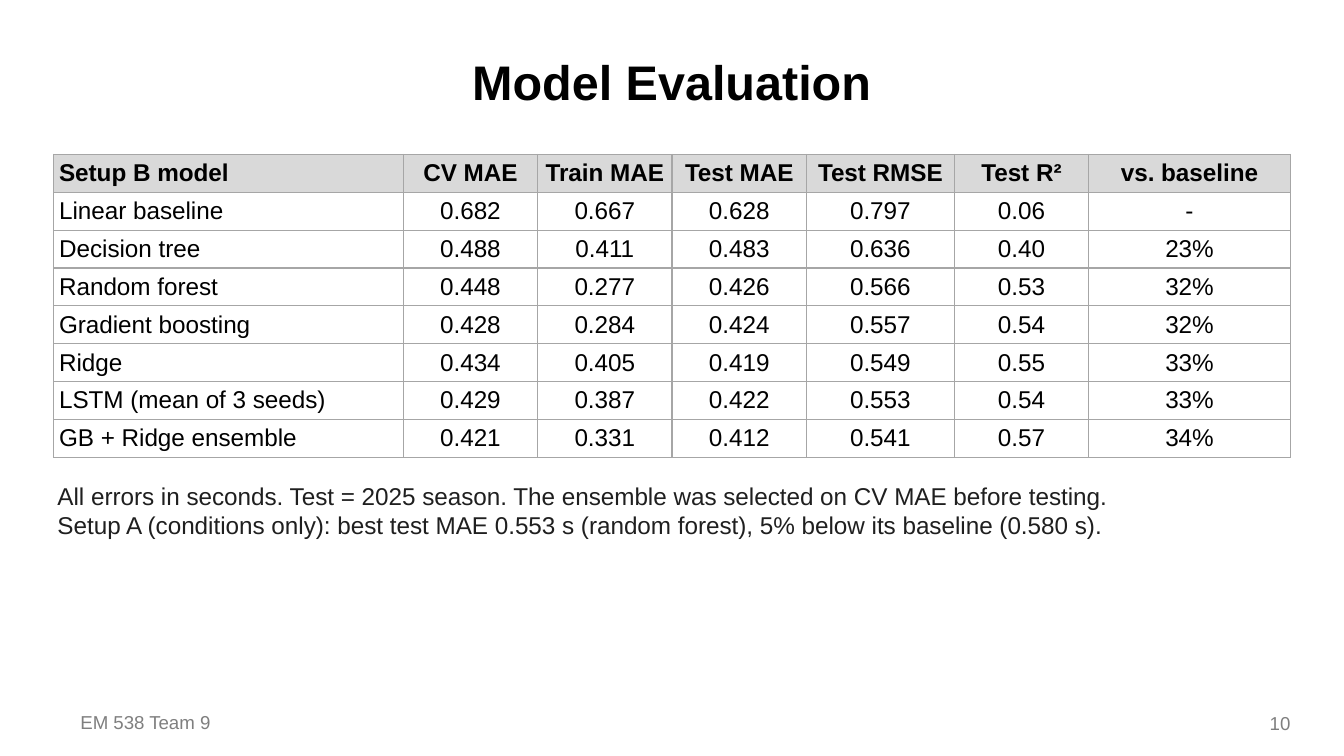
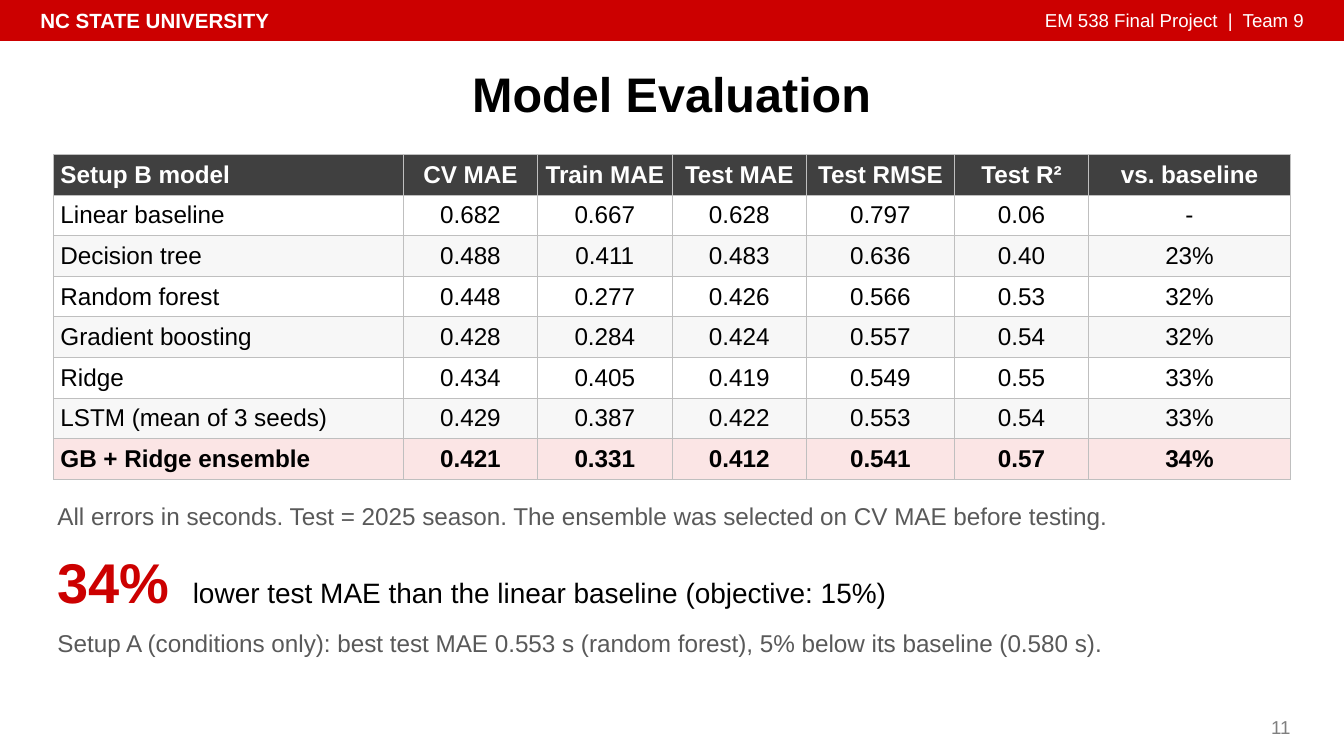
Before and after one commit to isaiahnick/f1-tire-degradation, a slide deck: slide 11 of reports/presentation/PitWall_Final_Presentation.pptx (slide 10 before the commit). Drawn at 1344x756 pixels with LibreOffice and Linux fonts; fonts in the diff are those of the drawing. Boxes give left, top, right and bottom in pixels: in the first picture for what was removed or moved away, otherwise in the second. Text is boxed around its words. In the diff, an @@ line names an element or a change of style, - is before the commit and + after.

```diff
--- a/reports/presentation/PitWall_Final_Presentation.pptx
+++ b/reports/presentation/PitWall_Final_Presentation.pptx
@@ rectangle added at (0, 0, 1344, 40), fill #CC0000, outline #CC0000 1 pt @@
@@ text added at (40, 13, 269, 29), 11 pt, text #FFFFFF, bold @@
+NC STATE UNIVERSITY
@@ text at (1045, 13, 1303, 31): text changed; text colour #7F7F7F to #FFFFFF @@
-EM 538 Team 9
+EM 538 Final Project | Team 9
@@ title "Model Evaluation": place and size @@
-title "Model Evaluation" at (472, 65, 871, 101)
+title "Model Evaluation" at (472, 77, 871, 113)
@@ table at (54, 155, 1290, 476) @@
@@ fill #D9D9D9 to #404040 in row 1 @@
@@ fill #FFFFFF to #F7F7F7 in 21 cells @@
@@ fill #FFFFFF to #FBE5E5 in row 8 @@
@@ text colour #000000 to #FFFFFF in "Setup B model", "CV MAE", "Train MAE", "Test MAE" and 3 more places @@
@@ bold on in "GB + Ridge ensemble", "0.421", "0.331", "0.412" and 3 more places @@
@@ borders changed @@
@@ text "All errors in seconds. Test ...": place and size @@
-text "All errors in seconds. Test ..." at (57, 487, 1107, 539)
+text "All errors in seconds. Test ..." at (57, 507, 1107, 530)
@@ text "All errors in seconds. Test ..." at (57, 507, 1107, 530): text colour #1F1F1F to #595959 @@
@@ text at (57, 516, 1102, 539): paragraph removed @@
-Setup A (conditions only): best test MAE 0.553 s (random forest), 5% below its baseline (0.580 s).
@@ text added at (57, 564, 886, 608), 15 pt, text #000000 @@
+34% lower test MAE than the linear baseline (objective: 15%)
@@ text added at (57, 634, 1102, 657), 13 pt, text #595959 @@
+Setup A (conditions only): best test MAE 0.553 s (random forest), 5% below its baseline (0.580 s).
@@ page number removed at (1270, 717, 1291, 730) @@
-10
@@ page number added at (1271, 721, 1290, 734), 10 pt, text #7F7F7F @@
+11
```
Also in this commit, not shown: 17 other slides changed, 1 slide added, 9 other files.
